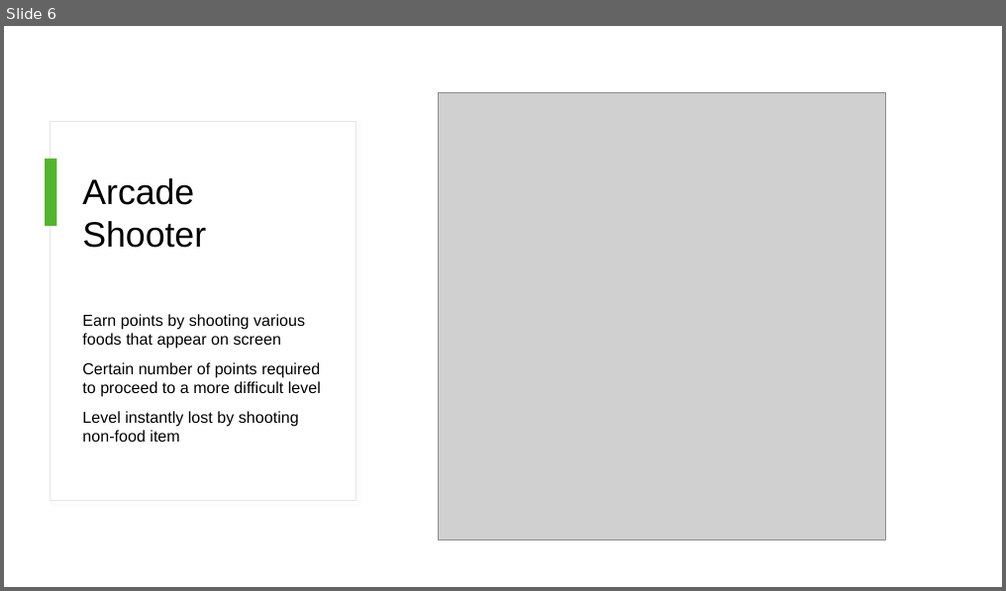
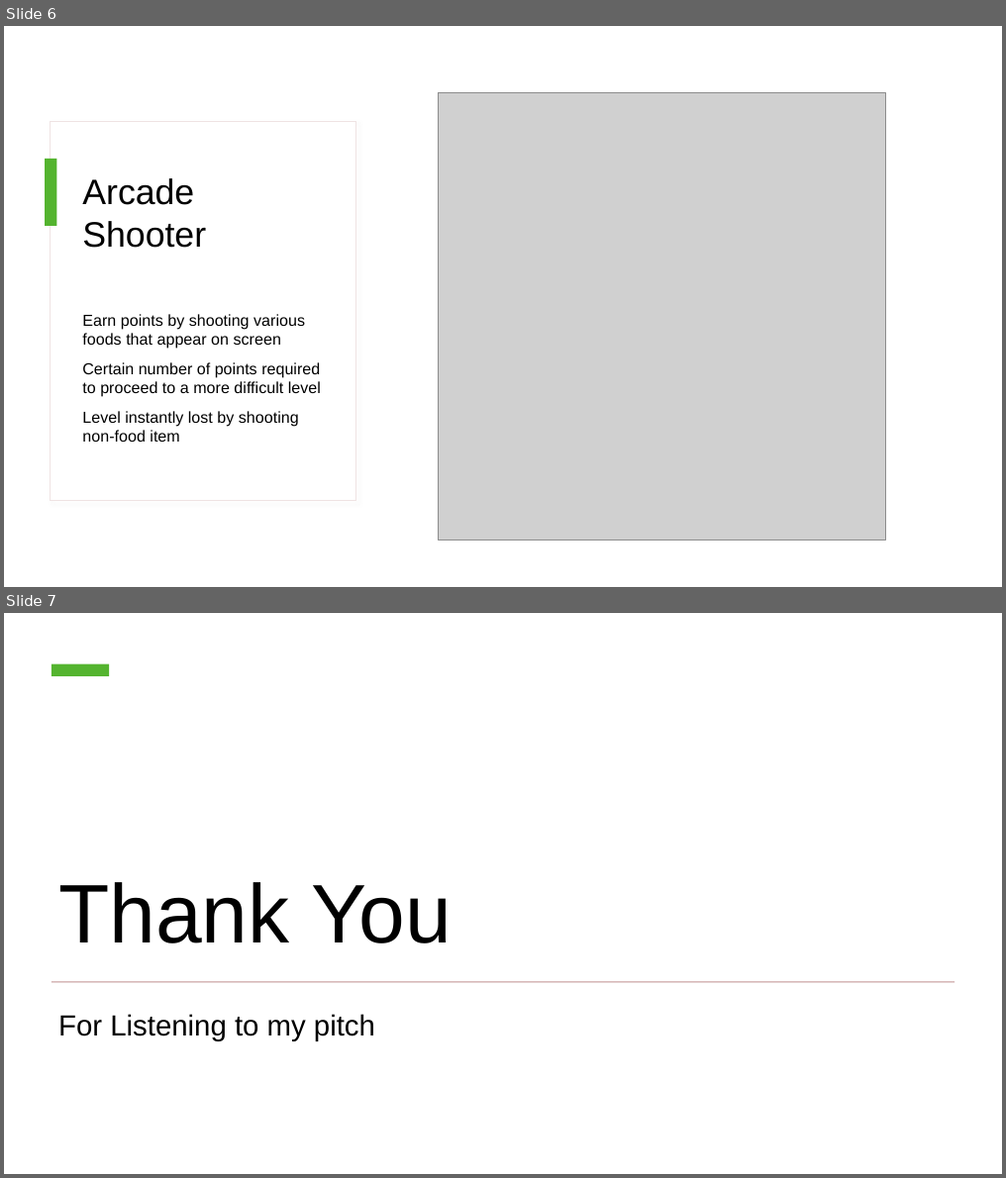
Before and after one commit to Nick-DeLuca-01/DecaCube, a slide deck: Documents/Game Ideas.pptx. Shown one above the other, each under a label of ours: slide 6 before the commit, slides 6 and 7 after it. The pictures are 1006x591 and 1006x1178 pixels, drawn with LibreOffice and Linux fonts; fonts in the diff are those of the drawing; grey boxes stand for pictures. Boxes give left, top, right and bottom in pixels: in the first picture for what was removed or moved away, otherwise in the second. Text is boxed around its words. In the diff, an @@ line names an element or a change of style, - is before the commit and + after.

Commit message:
Added link for pitch video

```diff
--- a/Documents/Game Ideas.pptx
+++ b/Documents/Game Ideas.pptx
@@ slide 7 added at <box>4,613,1002,1174</box>, background #FFFFFF @@
@@ rectangle added at <box>52,664,109,676</box>, fill #54B42F @@
@@ title added at <box>58,882,451,944</box>, 80 pt, text #000000 @@
+Thank You
@@ rectangle added at <box>52,981,954,983</box>, fill #D8BABA @@
@@ subtitle added at <box>58,1014,375,1042</box>, 28 pt, text #000000 @@
+For Listening to my pitch
```
Also in this commit, not shown: 1 other file.
